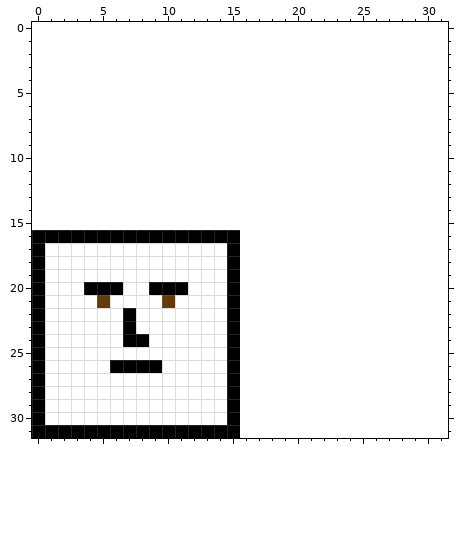
Pixel-art sprite, stored at src/resources/Player.png. The first picture shows the starting point.
The file is 16x16 pixels. Colours within 5 levels of each other are drawn and written as one. The old version is drawn lined up with the new one, on the new canvas.
Once edited:
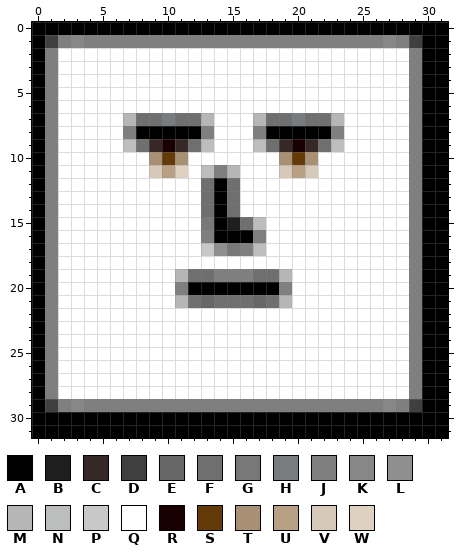
Palette (. is transparent): A #000000  B #1e1e1e  C #352827  D #3f3f3f  E #666666  F #6f6f6f  G #787878  H #797c7f  J #7f7f7f  K #878787  L #8f8f8f  M #b6b6b6  N #bcbebe  P #c8c8c8  Q #ffffff  R #180100  S #643a08  T #a89074  U #b8a084  V #d7c9ba  W #dfd1c2
Changes in this commit:
canvas 16x16 -> 32x32, the old top-left corner now at 0,16
Changed rows in their new state; - is an unchanged pixel.
first column x 0:
 0 AAAAAAAAAAAAAAAAAAAAAAAAAAAAAAAA
 1 ADJKJJJJJJJJJJJJJJJJJJJJJJJKJDAA
 2 AJQQQQQQQQQQQQQQQQQQQQQQQQQQQJAA
 3 AJQQQQQQQQQQQQQQQQQQQQQQQQQQQJAA
 4 AJQQQQQQQQQQQQQQQQQQQQQQQQQQQJAA
 5 AJQQQQQQQQQQQQQQQQQQQQQQQQQQQJAA
 6 AJQQQQQQQQQQQQQQQQQQQQQQQQQQQJAA
 7 AJQQQQQMFFHFFMQQQMFFHFFMQQQQQJAA
 8 AJQQQQQJAAAAAJQQQJAAAAAJQQQQQJAA
 9 AJQQQQQNFCRCFNQQQNFCRCFNQQQQQJAA
10 AJQQQQQQQTSTQQQQQQQTSTQQQQQQQJAA
11 AJQQQQQQQVUWQNJMQQQVUVQQQQQQQJAA
12 AJQQQQQQQQQQQFAFQQQQQQQQQQQQQJAA
13 AJQQQQQQQQQQQFAFQQQQQQQQQQQQQJAA
14 AJQQQQQQQQQQQFAFQQQQQQQQQQQQQJAA
15 AJQQQQQQQQQQQGABFNQQQQQQQQQQQJAA
16 -JQQQQQQQQQQQJ--AJQQQQQQQQQQQJAA
17 -J-----------PLGJNQQQQQQQQQQQJAA
18 -J-------------QQQQQQQQQQQQQQJAA
19 -J---------MFFJJJFFMQQQQQQQQQJAA
20 -J--QQQ--QQJAAA-AAAJQQQQQQQQQJAA
21 -J---Q----QMFEFFFEFMQQQQQQQQQJAA
22 -J-----Q-------QQQQQQQQQQQQQQJAA
23 -J-----Q-------QQQQQQQQQQQQQQJAA
24 -J-----QQ------QQQQQQQQQQQQQQJAA
25 -J-------------QQQQQQQQQQQQQQJAA
26 -J----QQQQ-----QQQQQQQQQQQQQQJAA
27 -J-------------QQQQQQQQQQQQQQJAA
28 -J-------------QQQQQQQQQQQQQQJAA
29 -DJKJJJJJJJJJJJJJJJJJJJJJJJKJDAA
30 -AAAAAAAAAAAAAA-AAAAAAAAAAAAAAAA
31 ----------------AAAAAAAAAAAAAAAA
Boxes around the changes in both pictures, in picture pixels (x1, y1, x2, y2):
changed: (32, 22, 448, 438)
